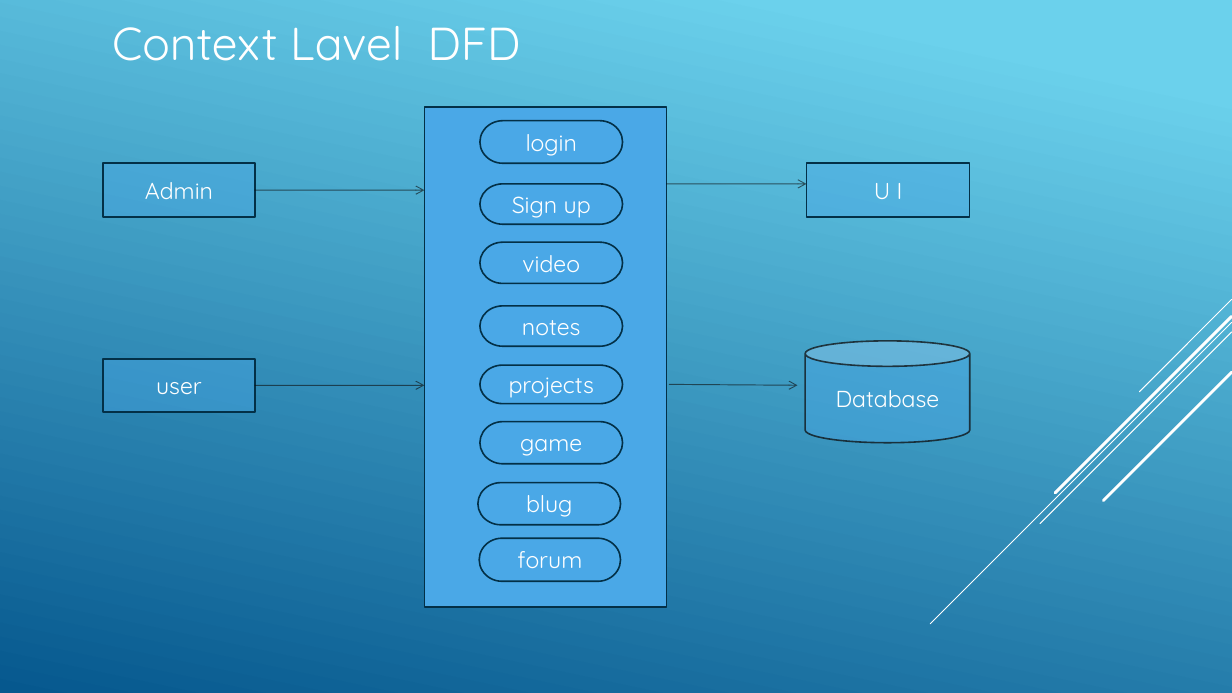
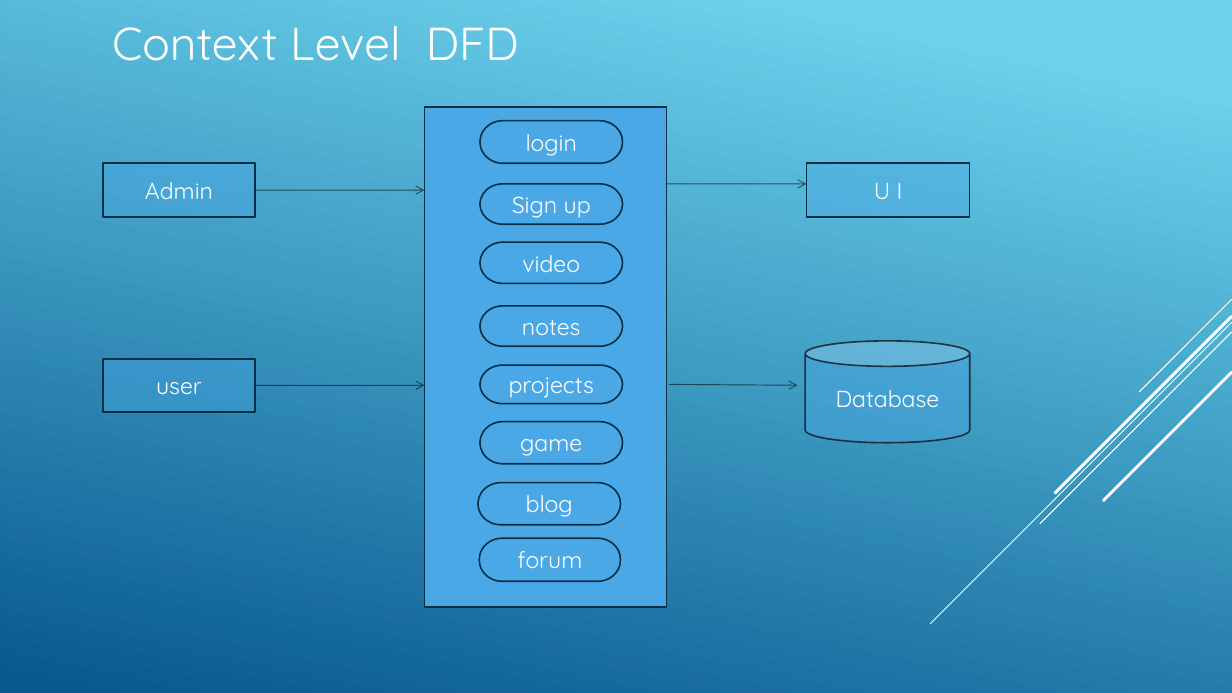
Before and after one commit to DSujitKumar/PaathShala, a slide deck: slide 9 of Paathsala.pptx (slide 8 before the commit). Drawn at 1232x693 pixels with LibreOffice and Linux fonts; fonts in the diff are those of the drawing. Boxes give left, top, right and bottom in pixels: in the first picture for what was removed or moved away, otherwise in the second. Text is boxed around its words. In the diff, an @@ line names an element or a change of style, - is before the commit and + after.

```diff
--- a/Paathsala.pptx
+++ b/Paathsala.pptx
@@ text at bbox=[112, 26, 519, 61]: text changed @@
-Context Lavel DFD
+Context Level DFD
@@ text in pill shape at bbox=[526, 495, 573, 517]: text changed @@
-blug
+blog
```
Also in this commit, not shown: 4 other slides changed, 3 slides added, 1 slide removed.
